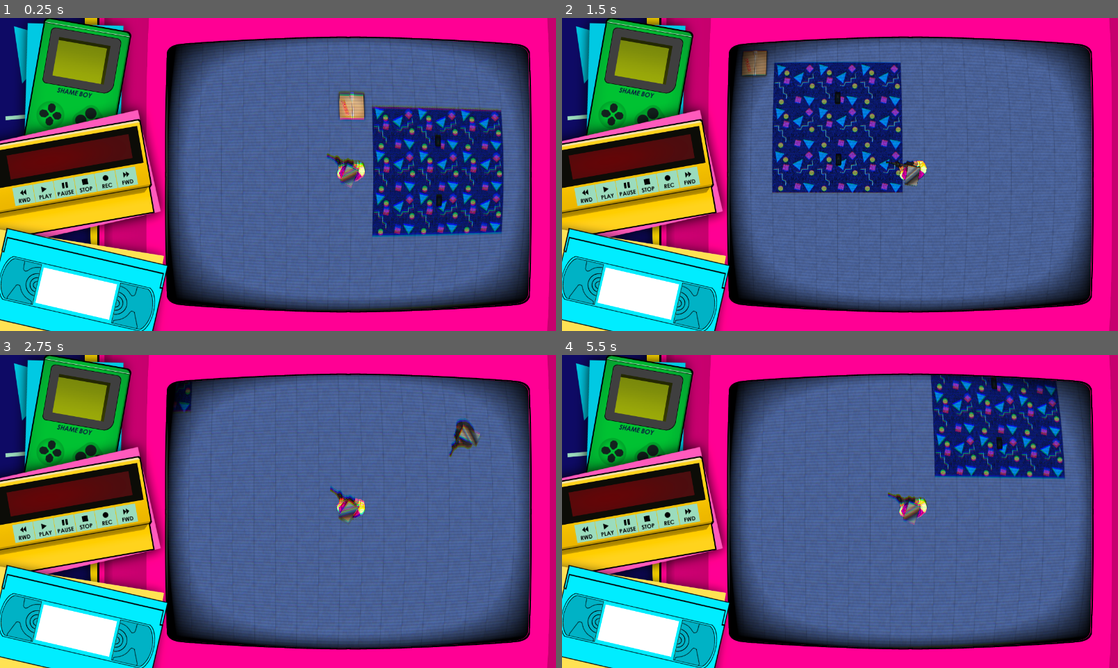
Above: before the commit, frames 1-4 (two rows, left to right).
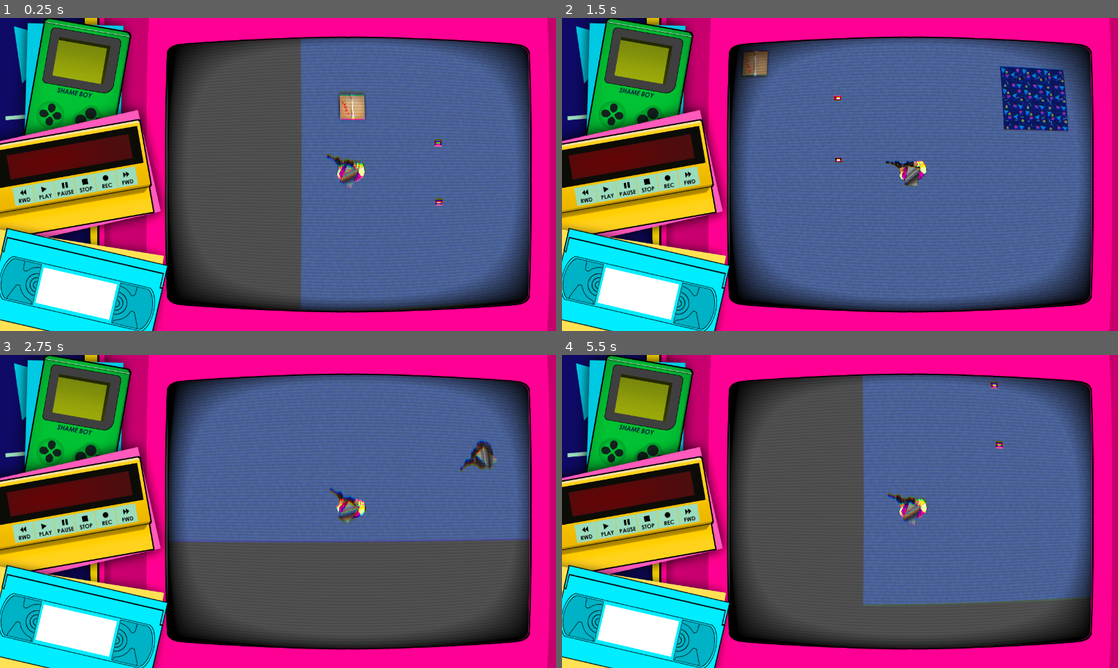
Above: after the commit, the same moments.

Repository: CoderJet/BGJ-2020.2
Game: Godot game, scene res://src/scenes/MainUI/MainScene.tscn
The game is run twice, just before and just after one commit, with the same random seed, the same clock (stepped at 60 frames per second) and the same inputs. The engine's default icon, where the game draws it, is replaced by a stand-in: a white triangle on a blue panel in a dark square.
Inputs (mouse positions are in pixels of both pictures, inside the frame that each line leads up to):
- Up to frame 1 (0.25 s): no input
- Up to frame 2 (1.5 s): tap Enter at 0.5 s; move the mouse to (962, 158) at 0.52 s; hold D (right) 0.53-1.28 s; hold E (eject) 0.53-1.28 s; click (962, 158) at 0.8 s; move the mouse to (728, 190) at 1.27 s; hold S (backwards) from 1.28 s (still down); click (728, 190) at 1.35 s
- Up to frame 3 (2.75 s): tap F (interact) at 1.55 s; move the mouse to (333, 442) at 2.02 s; release S (backwards) at 2.03 s; hold D (right) from 2.03 s (still down); hold F (interact) from 2.03 s (still down); tap E (eject) at 2.3 s
- Up to frame 4 (5.5 s): move the mouse to (812, 574) at 2.77 s; release D (right) at 2.78 s; release F (interact) at 2.78 s; hold W (forward) 2.78-3.53 s; tap E (eject) at 2.85, 4.55 s; click (812, 574) at 3.05 s; move the mouse to (1006, 558) at 3.52 s; press the mouse at (1006, 558) at 3.53 s; hold A (left) 3.53-5.03 s; tap F (interact) at 3.8, 4.35 s; tap R (reload) at 4.15 s; move the mouse to (673, 464) at 4.27 s; release the mouse at (673, 464) at 4.28 s; move the mouse to (867, 511) at 5.02 s; hold S (backwards) from 5.03 s (still down); hold Shift from 5.03 s (still down); click (867, 511) at 5.3 s

The runs differ from the first frame. In frame 1, 29% of the frame differs, in the area x 30-95%, y 6-94%; in frame 2, 12%; in frame 3, 21%; in frame 4, 32%.

Commit message:
Guns are customisable, specify how many bullets it has. The damage it does per hit and how long to reload. tapes can run out, even when thrown and picked up again.

Diff:
--- a/project.godot
+++ b/project.godot
@@ -81,7 +81,8 @@
 window/size/width=1280
 window/size/height=720
 mouse_cursor/custom_image="res://assets/textures/cursor.png"
-window/stretch/mode="viewport"
+window/stretch/mode="2d"
+window/stretch/aspect="keep"
 
 [input]
 
@@ -136,3 +137,4 @@
 [rendering]
 
 quality/2d/use_nvidia_rect_flicker_workaround=true
+quality/2d/use_pixel_snap=true
--- a/src/scenes/MainUI/MainScene.tscn
+++ b/src/scenes/MainUI/MainScene.tscn
@@ -82,4 +82,3 @@
 position = Vector2( 640, 360 )
 stream = ExtResource( 5 )
 volume_db = -8.0
-autoplay = true
--- a/src/scenes/PlayerPlayground.tscn
+++ b/src/scenes/PlayerPlayground.tscn
@@ -86,6 +86,7 @@
 
 [node name="Floor" type="TileMap" parent="."]
 modulate = Color( 0.509804, 0.635294, 0.917647, 1 )
+scale = Vector2( 0.5, 0.5 )
 tile_set = SubResource( 1 )
 cell_size = Vector2( 500, 500 )
 format = 1
@@ -93,6 +94,7 @@
 
 [node name="AStar" type="TileMap" parent="."]
 modulate = Color( 0.407843, 0.541176, 0.682353, 1 )
+scale = Vector2( 0.5, 0.5 )
 cell_size = Vector2( 500, 500 )
 cell_custom_transform = Transform2D( 0, 0, 0, 0, 0, 0 )
 format = 1
@@ -102,7 +104,7 @@
 [node name="Node" type="Node" parent="."]
 
 [node name="Box" type="StaticBody2D" parent="Node"]
-position = Vector2( 6750, 3500 )
+position = Vector2( 576, 1748.85 )
 collision_layer = 2147483652
 
 [node name="Walls_Box" type="Sprite" parent="Node/Box"]
@@ -113,7 +115,7 @@
 shape = SubResource( 2 )
 
 [node name="Enemy" type="KinematicBody2D" parent="Node"]
-position = Vector2( 9244, 2753 )
+position = Vector2( 4496, 1768 )
 collision_layer = 4
 script = ExtResource( 3 )
 speed = 500.0
@@ -131,14 +133,14 @@
 shape = SubResource( 3 )
 
 [node name="Enemy2" parent="Node" instance=ExtResource( 11 )]
-position = Vector2( 13925.2, 5798.82 )
+position = Vector2( 7751.2, 4047.67 )
 speed = 2000.0
 max_health = 50
 polygon_path = NodePath("../../Polygon2D")
 polygon_start_point = 2
 
 [node name="Enemy3" parent="Node" instance=ExtResource( 11 )]
-position = Vector2( 11543.9, 3350.18 )
+position = Vector2( 5369.9, 1599.03 )
 speed = 2000.0
 max_health = 50
 polygon_path = NodePath("../../Polygon2D")
@@ -146,14 +148,14 @@
 [node name="Particles" type="Node" parent="."]
 
 [node name="Player" parent="." instance=ExtResource( 1 )]
-position = Vector2( 6750, 4250 )
+position = Vector2( 576, 2498.85 )
 collision_mask = 6
 speed = 2500.0
 smoothing = 0.5
 cooldown_frames = 5.0
 
 [node name="Polygon2D" type="Polygon2D" parent="."]
-position = Vector2( 12424.7, 3118.02 )
+position = Vector2( 6250.7, 1366.88 )
 scale = Vector2( 1, 0.986318 )
 color = Color( 1, 1, 1, 0 )
 polygon = PoolVector2Array( -553.536, -444.963, 2046.94, -439.854, 2036.86, 2232.46, -563.615, 2227.35 )
@@ -161,8 +163,8 @@
 [node name="Tapes" type="Node" parent="."]
 
 [node name="VHS" parent="Tapes" instance=ExtResource( 13 )]
-position = Vector2( 7751.31, 3905.13 )
+position = Vector2( 1577.31, 2153.98 )
 
 [node name="VHS2" parent="Tapes" instance=ExtResource( 13 )]
-position = Vector2( 7758.45, 4613.9 )
+position = Vector2( 1584.45, 2862.75 )
 tape_type = 1
--- a/src/scenes/entities/Player.tscn
+++ b/src/scenes/entities/Player.tscn
@@ -44,6 +44,11 @@
 
 [node name="Tween" type="Tween" parent="."]
 
+[node name="ShotDelay" type="Timer" parent="."]
+one_shot = true
+
+[node name="ReloadDelay" type="Timer" parent="."]
+
 [node name="StateMachine" type="Node" parent="."]
 script = ExtResource( 1 )
 
@@ -76,7 +81,6 @@
 
 [node name="Light2D" type="Light2D" parent="Body/muzzle_flash"]
 position = Vector2( 0, -3.8736 )
-scale = Vector2( 1, 1 )
 texture = ExtResource( 4 )
 color = Color( 0.964706, 0.964706, 0.65098, 1 )
 energy = 1.5
@@ -86,7 +90,6 @@
 visible = false
 position = Vector2( 330, 48 )
 rotation = -1.5708
-scale = Vector2( 1, 1 )
 z_index = 10
 points = PoolVector2Array( 0, 0, 0, 100 )
 width = 5.0
--- a/src/scenes/entities/VHS/VHS_Item.tscn
+++ b/src/scenes/entities/VHS/VHS_Item.tscn
@@ -1,13 +1,14 @@
-[gd_scene load_steps=5 format=2]
+[gd_scene load_steps=6 format=2]
 
 [ext_resource path="res://src/scripts/entities/player/VCR-Item.gd" type="Script" id=1]
-[ext_resource path="res://assets/icons/icon.png" type="Texture" id=2]
+[ext_resource path="res://assets/objects/Pickup.png" type="Texture" id=2]
+[ext_resource path="res://assets/textures/square.png" type="Texture" id=3]
 
 [sub_resource type="CircleShape2D" id=1]
 radius = 264.484
 
 [sub_resource type="RectangleShape2D" id=2]
-extents = Vector2( 32, 72 )
+extents = Vector2( 40, 24 )
 
 [node name="VHS" type="RigidBody2D"]
 gravity_scale = 0.0
@@ -15,9 +16,13 @@
 angular_damp = 5.0
 script = ExtResource( 1 )
 
-[node name="Tape" type="Sprite" parent="."]
-modulate = Color( 0.141176, 0.137255, 0.137255, 1 )
-scale = Vector2( 1, 2.1875 )
+[node name="TapeBackground" type="Sprite" parent="."]
+modulate = Color( 1, 0, 0, 1 )
+position = Vector2( 0.0437927, 1.82588 )
+scale = Vector2( 5.24817, 2.99426 )
+texture = ExtResource( 3 )
+
+[node name="TapeForeground" type="Sprite" parent="."]
 texture = ExtResource( 2 )
 
 [node name="VHS-Zone" type="Area2D" parent="."]
@@ -26,6 +31,7 @@
 shape = SubResource( 1 )
 
 [node name="CollisionShape2D" type="CollisionShape2D" parent="."]
+position = Vector2( 0, 1.49831 )
 shape = SubResource( 2 )
 [connection signal="body_entered" from="VHS-Zone" to="." method="_on_body_entered"]
 [connection signal="body_exited" from="VHS-Zone" to="." method="_on_body_exited"]
--- a/src/scripts/GameManager.gd
+++ b/src/scripts/GameManager.gd
@@ -1,32 +1,40 @@
 extends Node2D
+
+signal tape_pickuped(tape_type)
 
 
 func _ready() -> void:
-
 	$Player.connect("eject_tape", self, "eject_tape")
 
 	for child in get_node("Tapes").get_children():
 		if child is VHS_Item:
+			print(child.vhs_gun.gun_name())
 			child.connect("tape_pickuped", self, "tape_pickuped")
-			child.connect("tape_pickuped", $Player, "tape_pickuped")
+			self.connect("tape_pickuped", $Player, "tape_pickuped")
 
 
 func tape_pickuped(tape_type) -> void:
 	for child in get_node("Tapes").get_children():
 		if child is VHS_Item:
-			if child.tape_type == tape_type.tape_type:
-				get_node("Tapes").remove_child(child)
+			print("============")
+			print(tape_type.gun_name())
+			print("In world: %s" % [child.vhs_gun.gun_name()])
+			if child.vhs_gun.tape_type == tape_type.tape_type:
+				if $Player.current_gun == null:
+					print("3")
+					get_node("Tapes").remove_child(child)
+					emit_signal("tape_pickuped", tape_type)
 
 
 func eject_tape(tape_type) -> void:
 	if tape_type:
 		var node_to_load = load("res://src/scenes/entities/VHS/VHS_Item.tscn").instance()
-		node_to_load.tape_type = tape_type.tape_type
+		node_to_load.vhs_gun = tape_type
 		node_to_load.position = $Player.position
 		node_to_load.rotation = $Player.rotation
 		node_to_load.shoot_out(node_to_load.rotation, 7500)
 
 		node_to_load.connect("tape_pickuped", self, "tape_pickuped")
-		node_to_load.connect("tape_pickuped", $Player, "tape_pickuped")
+		self.connect("tape_pickuped", $Player, "tape_pickuped")
 
 		get_node("Tapes").add_child(node_to_load)
--- a/src/scripts/entities/VHS/VHS-Data.gd
+++ b/src/scripts/entities/VHS/VHS-Data.gd
@@ -4,9 +4,13 @@
 var tape_type : int = Globals.TapeType.Pistol
 var spray_x := Vector2()
 var spray_y := Vector2()
-var cooldown : float
+var gun_damage : int
+var shot_delay : float
+var max_magixine_size : int
+var magazine_size : int
+var reload_delay : float
 
-func get_name() -> String:
+func gun_name() -> String:
 	match (tape_type):
 		Globals.TapeType.Pistol:
 			return "Pistol"
--- a/src/scripts/entities/VHS/VHS-Pistol.gd
+++ b/src/scripts/entities/VHS/VHS-Pistol.gd
@@ -4,4 +4,8 @@
 	self.tape_type = Globals.TapeType.Pistol
 	self.spray_x = Vector2(-50, 50)
 	self.spray_y = Vector2(-50, 50)
-	self.cooldown = 15
+	self.gun_damage = 5
+	self.max_magixine_size = 6
+	self.magazine_size = self.max_magixine_size
+	self.shot_delay = 0.75
+	self.reload_delay = 1.0
--- a/src/scripts/entities/VHS/VHS-SMG.gd
+++ b/src/scripts/entities/VHS/VHS-SMG.gd
@@ -4,4 +4,8 @@
 	self.tape_type = Globals.TapeType.SubMachineGun
 	self.spray_x = Vector2(-100, 100)
 	self.spray_y = Vector2(-50, 50)
-	self.cooldown = 5
+	self.gun_damage = 2
+	self.max_magixine_size = 25
+	self.magazine_size = self.max_magixine_size
+	self.shot_delay = 0.05
+	self.reload_delay = 3.0
--- a/src/scripts/entities/player/Player.gd
+++ b/src/scripts/entities/player/Player.gd
@@ -5,17 +5,26 @@
 signal eject_tape(tape_type)
 
 export (float, 0.05, 1.0, 0.05) var smoothing : float = 0.1
+export (float) var cooldown_frames = 0
+export(float) var weapon_range = 2000
 
 onready var hit_scan := get_node("Body/RayCast2D")
 onready var legs : AnimatedSprite = get_node("Legs")
 onready var tween : Tween = get_node("Tween")
-export(float) var weapon_range = 2000
 
 var smoke_particle := preload("res://src/scenes/particles/HitParticles.tscn")
 var mouse_pos := Vector2.ZERO
-var particle_holder:Node = null
+var particle_holder : Node = null
 
-var current_gun = null#preload("res://src/scripts/entities/VHS/VHS-Pistol.gd").new()
+var current_gun = null
+
+#onready var cur_cooldown_frames = cooldown_frames
+
+onready var shot_delay : Timer = get_node("ShotDelay")
+
+
+var flash = false
+var flash_frames = 0
 
 ## Public
 ## Animation
@@ -52,26 +61,21 @@
 	move_and_slide(velocity * speed, FLOOR_NORMAL)
 	_handle_legs()
 
-export(float) var cooldown_frames = 0
-onready var cur_cooldown_frames = cooldown_frames
+
 func handle_weapon()-> void:
 	if !current_gun:
 		return
 
 	if Input.is_action_pressed("fire"):
-		var diff_x = rand_range(current_gun.spray_x.x, current_gun.spray_x.y)
-		var diff_y = rand_range(current_gun.spray_y.x, current_gun.spray_y.y)
+		if shot_delay.is_stopped() && current_gun.magazine_size != 0:
+			var diff_x = rand_range(current_gun.spray_x.x, current_gun.spray_x.y)
+			var diff_y = rand_range(current_gun.spray_y.x, current_gun.spray_y.y)
 
-		if cur_cooldown_frames > 0:
-			cur_cooldown_frames = cur_cooldown_frames - 1
-		else:
-			cur_cooldown_frames = cooldown_frames
-			#var pos = get_global_mouse_position()
 			var pos = Vector2(0 + diff_x, weapon_range + diff_y)
 			hit_scan.cast_to = Vector2(weapon_range + diff_y, diff_x)
 			if hit_scan.is_colliding():
 				if hit_scan.get_collider().has_method("take_damage"):
-					hit_scan.get_collider().take_damage(5)
+					hit_scan.get_collider().take_damage(current_gun.gun_damage)
 					emit_signal("hit_point", hit_scan.get_collision_point())
 				pos = hit_scan.get_collision_point()
 
@@ -91,8 +95,9 @@
 				$Body/HitScan.points[1] = Vector2(diff_x, pos.distance_to(position) - 330)
 			else:
 				$Body/HitScan.points[1] = Vector2(0 + diff_x, weapon_range + diff_y)
-	else:
-		cur_cooldown_frames = cooldown_frames
+
+			current_gun.magazine_size -= 1
+			shot_delay.start()
 
 ## Private
 func _handle_legs() -> void:
@@ -116,8 +121,7 @@
 func _ready() -> void:
 	play_idle()
 
-var flash = false
-var flash_frames = 0
+
 func _process(delta: float) -> void:
 	## Rotate the torso inline with the mouse position
 	mouse_pos = get_local_mouse_position()
@@ -140,7 +144,8 @@
 
 func tape_pickuped(tape_type) -> void:
 	current_gun = tape_type
-	cooldown_frames = current_gun.cooldown
+	shot_delay.wait_time = tape_type.shot_delay
+	cooldown_frames = current_gun.shot_delay
 
 
 #func _input(event: InputEvent) -> void:
--- a/src/scripts/entities/player/VCR-Item.gd
+++ b/src/scripts/entities/player/VCR-Item.gd
@@ -9,7 +9,7 @@
 var vhs_pistol := preload("res://src/scripts/entities/VHS/VHS-Pistol.gd").new()
 var vhs_smg := preload("res://src/scripts/entities/VHS/VHS-SMG.gd").new()
 
-var vhs_gun
+var vhs_gun = null
 
 func generate_pistol() -> void:
 	vhs_gun = vhs_pistol
@@ -20,11 +20,12 @@
 
 
 func _ready() -> void:
-	match (tape_type):
-		Globals.TapeType.Pistol:
-			generate_pistol()
-		Globals.TapeType.SubMachineGun:
-			generate_smg()
+	if vhs_gun == null:
+		match (tape_type):
+			Globals.TapeType.Pistol:
+				generate_pistol()
+			Globals.TapeType.SubMachineGun:
+				generate_smg()
 
 
 func shoot_out(angle : float, force : float) -> void:
Binary file added: assets/objects/Pickup.png
Not shown, added: assets/objects/Pickup.png.import
Binary file added: assets/textures/square.png
Not shown, added: assets/textures/square.png.import
